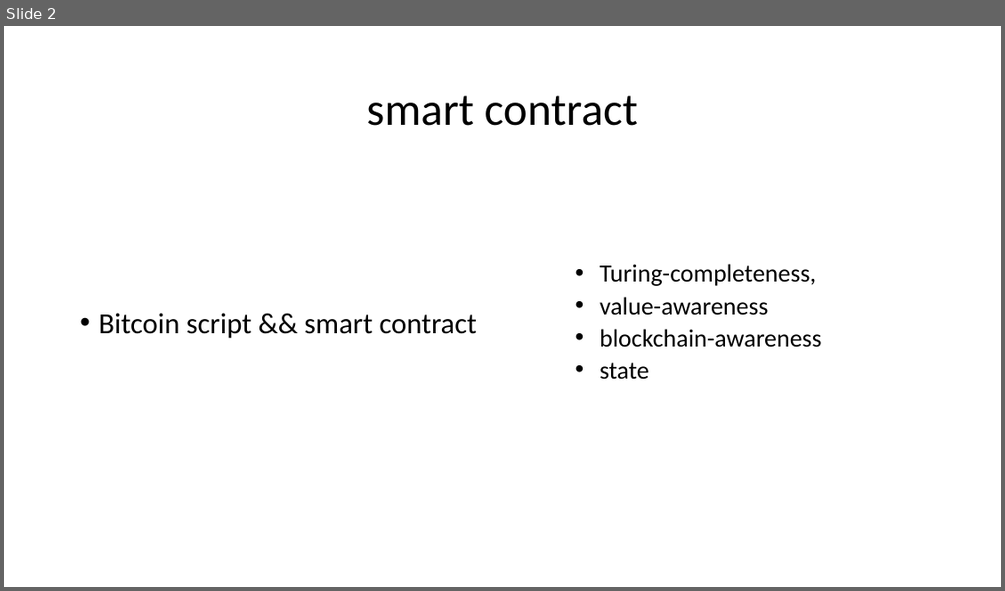
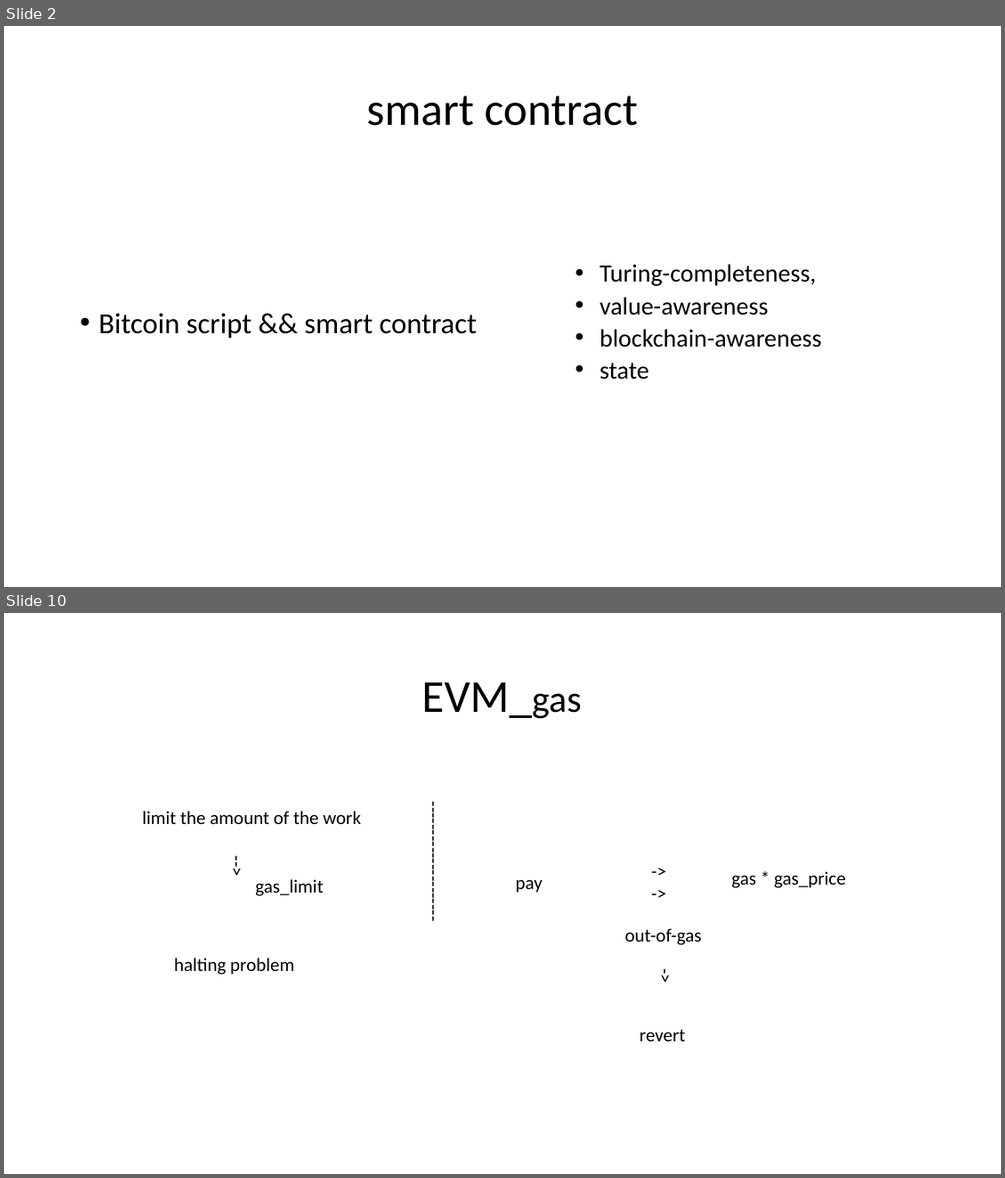
Before and after one commit to kaikai1024/ethereum-me, a slide deck: contract_me.pptx. Shown one above the other, each under a label of ours: slide 2 before the commit, slides 2 and 10 after it; the slides between them are not shown. The pictures are 1005x591 and 1005x1178 pixels, drawn with LibreOffice and Linux fonts; fonts in the diff are those of the drawing. Boxes give left, top, right and bottom in pixels: in the first picture for what was removed or moved away, otherwise in the second. Text is boxed around its words. In the diff, an @@ line names an element or a change of style, - is before the commit and + after.

```diff
--- a/contract_me.pptx
+++ b/contract_me.pptx
@@ slide 10 added at <box>4,613,1001,1174</box>, background #FFFFFF @@
@@ title added at <box>421,682,582,719</box>, 44 pt, text #000000 @@
+EVM_gas
@@ text added at <box>413,794,451,1038</box>, 18 pt, text #000000 @@
+---------------------
@@ text added at <box>142,811,361,824</box>, 18 pt, text #000000 @@
+limit the amount of the work
@@ text added at <box>216,849,253,928</box>, 18 pt, text #000000 @@
+-->
@@ text added at <box>255,879,323,896</box>, 18 pt, text #000000 @@
+gas_limit
@@ text added at <box>516,879,542,892</box>, 18 pt, text #000000 @@
+pay
@@ text added at <box>618,855,699,908</box>, 18 pt, text #000000 @@
+->
+->
@@ text added at <box>731,871,846,888</box>, 18 pt, text #000000 @@
+gas * gas_price
@@ text added at <box>625,928,702,945</box>, 18 pt, text #000000 @@
+out-of-gas
@@ text added at <box>174,957,294,974</box>, 18 pt, text #000000 @@
+halting problem
@@ text added at <box>644,961,681,1019</box>, 18 pt, text #000000 @@
+->
@@ text added at <box>639,1029,685,1041</box>, 18 pt, text #000000 @@
+revert
```
Also in this commit, not shown: 2 slides changed, 17 other slides added, 4 other files.
